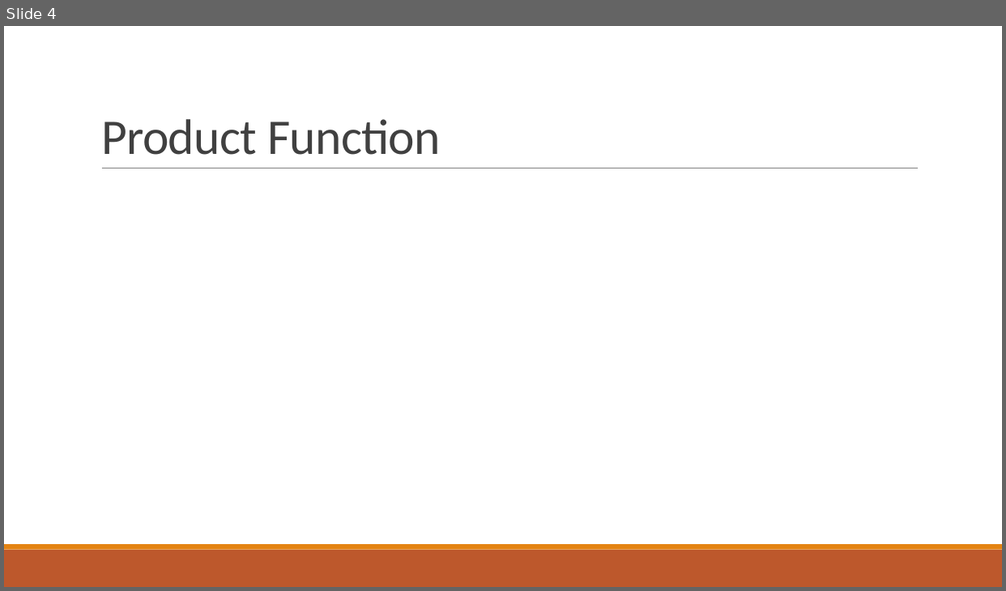
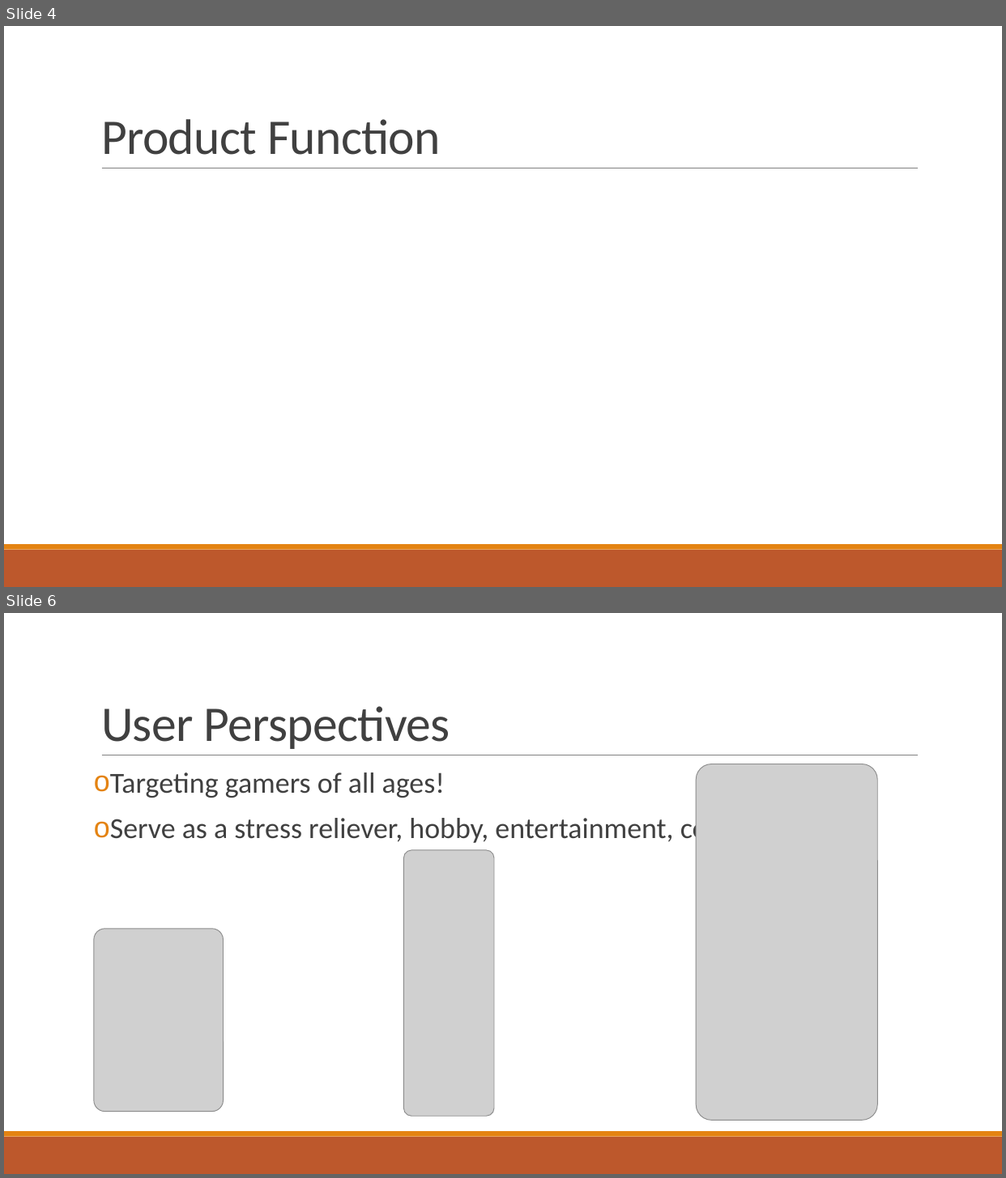
Before and after one commit to jonnynabors/Belly-Of-The-Beast, a slide deck: Documentation/UnityGameRequirementsPPT.pptx. Shown one above the other, each under a label of ours: slide 4 before the commit, slides 4 and 6 after it; the slides between them are not shown. The pictures are 1006x591 and 1006x1178 pixels, drawn with LibreOffice and Linux fonts; fonts in the diff are those of the drawing; grey boxes stand for pictures. Boxes give left, top, right and bottom in pixels: in the first picture for what was removed or moved away, otherwise in the second. Text is boxed around its words. In the diff, an @@ line names an element or a change of style, - is before the commit and + after.

Commit message:
Added pictures and some text

```diff
--- a/Documentation/UnityGameRequirementsPPT.pptx
+++ b/Documentation/UnityGameRequirementsPPT.pptx
@@ slide 6 added at (4,613,1002,1174), background #FFFFFF; not listed: 3 template elements that a slide beside it also shows @@
@@ title added at (101,706,450,749), 48 pt, text #404040 @@
+User Perspectives
@@ text added at (110,773,824,846), 28 pt, text #404040 @@
+o Targeting gamers of all ages!
+o Serve as a stress reliever, hobby, entertainment, competition
@@ picture added at (696,764,878,1121) @@
@@ picture added at (404,850,494,1116) @@
@@ picture added at (94,929,224,1112) @@
```
Also in this commit, not shown: 3 slides changed, 5 other slides added, 5 slides removed.
